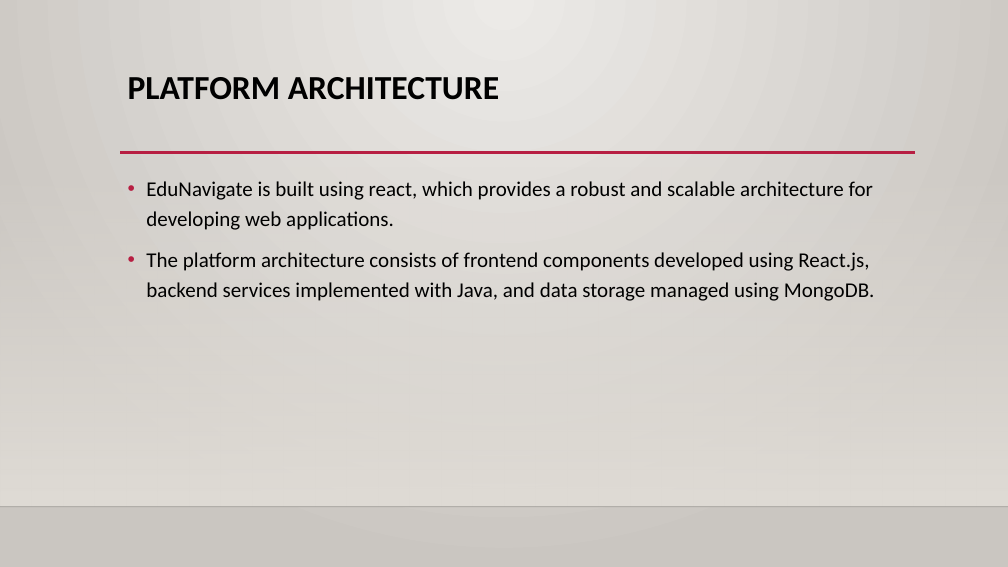
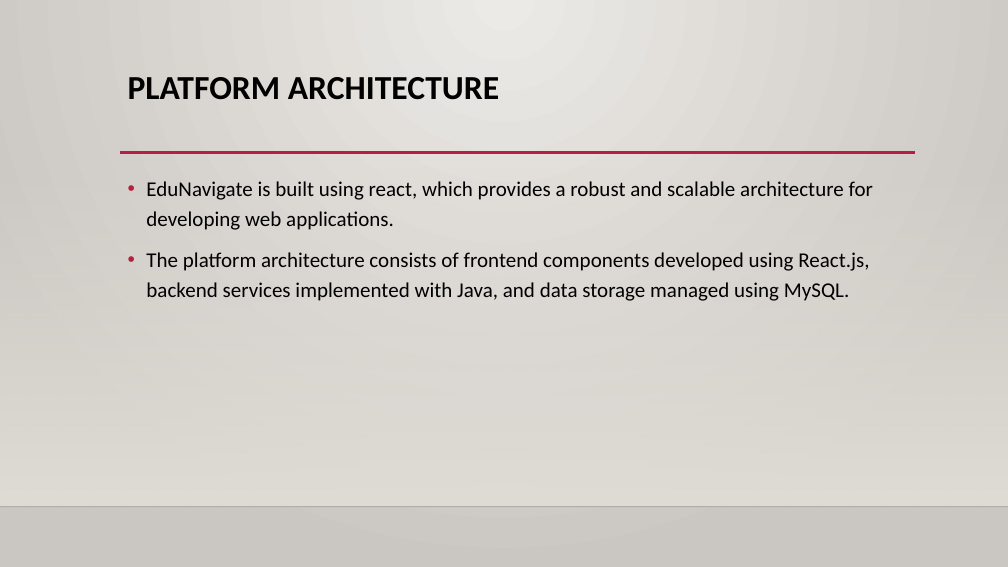
Before and after one commit to RK-Karthik14/EduNavaigate-Mysql, a slide deck: slide 7 of Document.pptx. Drawn at 1008x567 pixels with LibreOffice and Linux fonts; fonts in the diff are those of the drawing; background and template pictures are left out. Boxes give left, top, right and bottom in pixels: in the first picture for what was removed or moved away, otherwise in the second. Text is boxed around its words. In the diff, an @@ line names an element or a change of style, - is before the commit and + after.

```diff
--- a/Document.pptx
+++ b/Document.pptx
@@ text at box(146, 252, 869, 301): text changed @@
-• The platform architecture consists of frontend components developed using React.js, backend services implemented with Java, and data storage managed using MongoDB.
+• The platform architecture consists of frontend components developed using React.js, backend services implemented with Java, and data storage managed using MySQL.
```
Also in this commit, not shown: 1 other slide changed, 1 other file.
